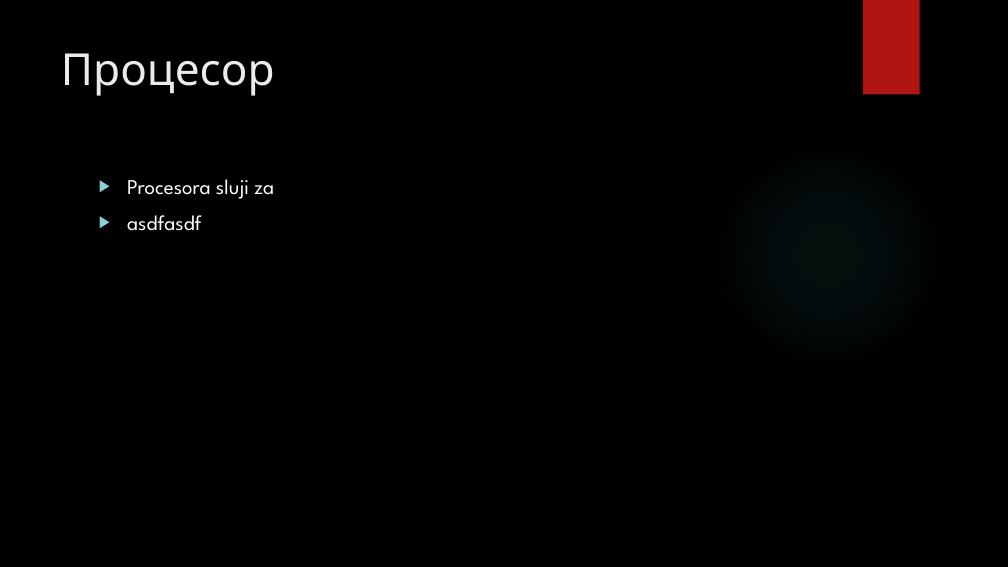
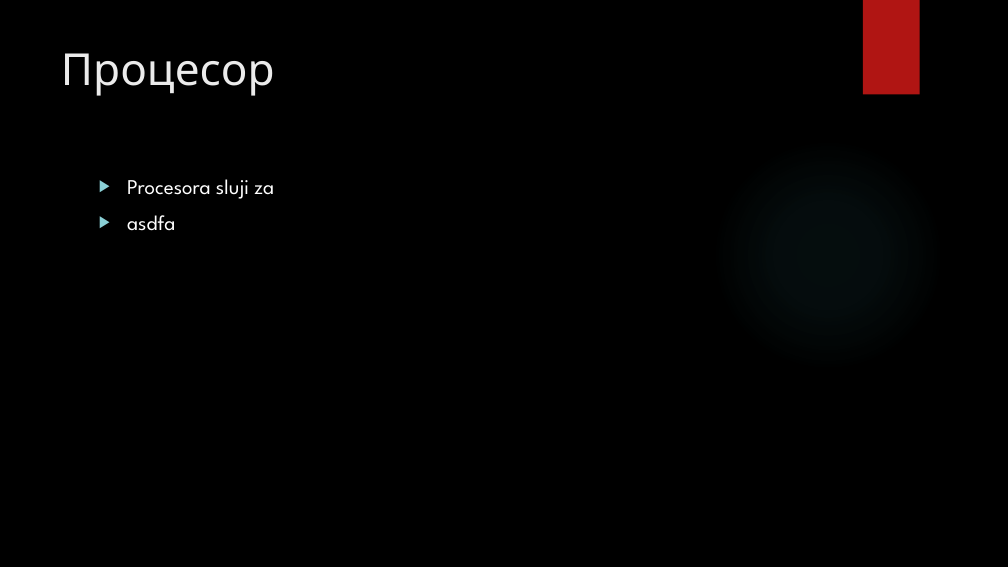
Before and after one commit to metodiev/IT-Olympics, a slide deck: slide 6 of Конспект за Олимпиада ИТ.pptx. Drawn at 1008x567 pixels with LibreOffice and Linux fonts; fonts in the diff are those of the drawing; background and template pictures are left out. Boxes give left, top, right and bottom in pixels: in the first picture for what was removed or moved away, otherwise in the second. Text is boxed around its words. In the diff, an @@ line names an element or a change of style, - is before the commit and + after.

Commit message:
sufaf

```diff
--- a/Конспект за Олимпиада ИТ.pptx
+++ b/Конспект за Олимпиада ИТ.pptx
@@ text at (127, 215, 175, 231): text changed @@
-▶ asdfasdf
+▶ asdfa
```
